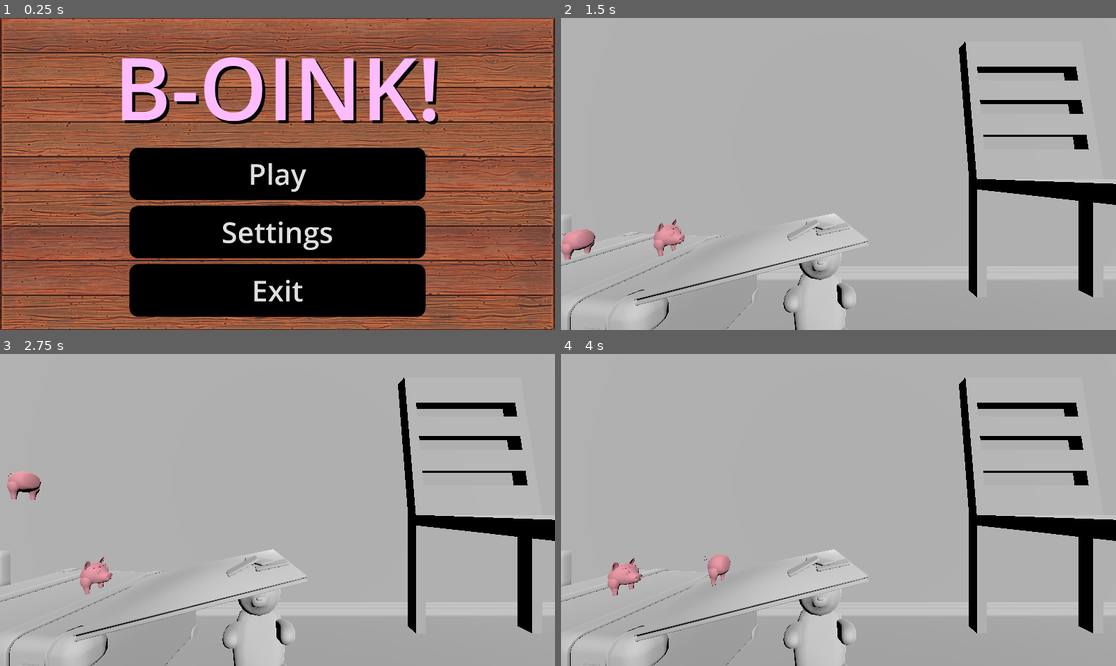
Above: before the commit, frames 1-4 (two rows, left to right).
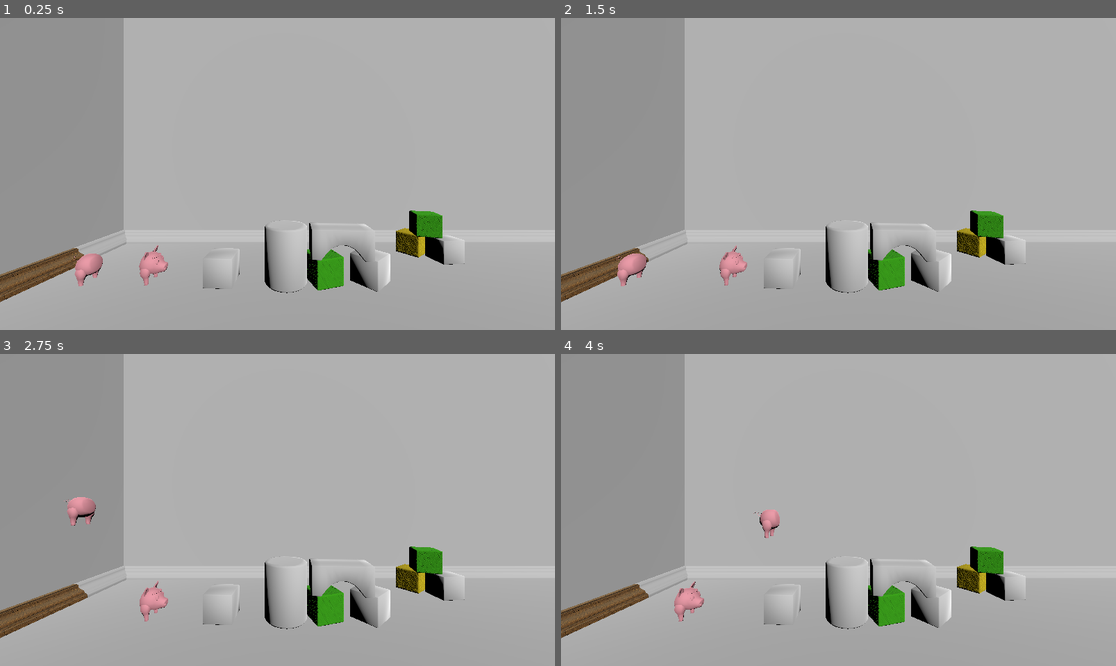
Above: after the commit, the same moments.

Repository: CoffeeMugTwo/b_oink
Game: Godot game, scene res://Scenes/TestWorld.tscn
Same seed, same stepped clock (60 frames per second), same inputs: the game is played once before the commit and once after it. Before the commit the project starts from res://Scenes/main_menu.tscn.
Inputs (mouse positions are in pixels of both pictures, inside the frame that each line leads up to):
- Up to frame 1 (0.25 s): no input
- Up to frame 2 (1.5 s): click (838, 174) at 0.5 s, where only the run before the commit has a clickable "Play"; tap Enter (ui_accept) at 1.25 s; hold Right (ui_right) from 1.28 s (still down); hold Shift (p2_hold) from 1.28 s (still down)
- Up to frame 3 (2.75 s): tap C (p2_jump) at 1.52, 2.27 s; release Right (ui_right) at 2.03 s; release Shift (p2_hold) at 2.03 s; hold Down (ui_down) from 2.03 s (still down); tap A (p2_left) at 2.1 s
- Up to frame 4 (4 s): release Down (ui_down) at 2.78 s; hold Right (ui_right) 2.78-3.53 s; hold D (p2_right) 2.78-3.53 s; hold Up (ui_up) from 3.53 s (still down); tap Shift (p2_hold) at 3.6 s; tap C (p2_jump) at 3.77 s

The runs differ from the first frame. In frame 1, 99% of the frame differs, in the area x 0-100%, y 0-100%; in frame 2, 29%; in frame 3, 29%; in frame 4, 29%.

Commit message:
Aded 3dPlayersInside Area

Diff:
--- a/b-oink/Scenes/TestWorld.tscn
+++ b/b-oink/Scenes/TestWorld.tscn
@@ -1,6 +1,7 @@
-[gd_scene load_steps=18 format=3 uid="uid://cwq6hmbt6f1gj"]
+[gd_scene load_steps=19 format=3 uid="uid://cwq6hmbt6f1gj"]
 
 [ext_resource type="PackedScene" uid="uid://dql7vvv1oixh3" path="res://Art/Models/B-Oink!_Bar_Straight_wood_LP.fbx" id="1_0rqgs"]
+[ext_resource type="Script" uid="uid://b3tyji3lvyosh" path="res://Scripts/test_world.gd" id="1_d5oxj"]
 [ext_resource type="Material" uid="uid://btqfsmymufd3b" path="res://Art/Materials/Wood_Bar_straight.tres" id="2_0rqgs"]
 [ext_resource type="PackedScene" uid="uid://dpdlg3jwq3gw0" path="res://Art/Models/B-Oink!_Floor_boards.fbx" id="2_icgjy"]
 [ext_resource type="PackedScene" uid="uid://cqjfh8efwvg1" path="res://Art/Models/B-Oink!_Wall.fbx" id="3_l0hd3"]
@@ -26,6 +27,7 @@
 [sub_resource type="BoxShape3D" id="BoxShape3D_q2d71"]
 
 [node name="World" type="Node3D"]
+script = ExtResource("1_d5oxj")
 
 [node name="RoomEdge" type="StaticBody3D" parent="."]
 
@@ -42,7 +44,7 @@
 [node name="Floor" type="StaticBody3D" parent="."]
 
 [node name="B-Oink!_Floor_boards" parent="Floor" instance=ExtResource("2_icgjy")]
-transform = Transform3D(4, 0, 0, 0, 4, 0, 0, 0, 4, 4.5896616, 1.1920929e-07, -0.010180153)
+transform = Transform3D(4, 0, 0, 0, 4, 0, 0, 0, 4, 4.594633, -0.0016281009, -0.010695733)
 
 [node name="CollisionShape3D" type="CollisionShape3D" parent="Floor"]
 transform = Transform3D(10, 0, 0, 0, 1, 0, 0, 0, 10, 4.261, -0.467, 0)
--- a/b-oink/Scenes/characters.tscn
+++ b/b-oink/Scenes/characters.tscn
@@ -14,7 +14,7 @@
 [node name="Characters" type="Node3D"]
 script = ExtResource("1_xtbha")
 
-[node name="PlayerBack" type="CharacterBody3D" parent="."]
+[node name="PlayerBack" type="CharacterBody3D" parent="." groups=["players"]]
 transform = Transform3D(-4.371139e-08, 0, -1, 0, 1, 0, 1, 0, -4.371139e-08, -0.75296926, 0, 0)
 script = ExtResource("2_42xpr")
 
@@ -24,7 +24,7 @@
 
 [node name="B-Oink!_Char_LP_back_v2" parent="PlayerBack" instance=ExtResource("1_uwqtg")]
 
-[node name="PlayerHead" type="CharacterBody3D" parent="."]
+[node name="PlayerHead" type="CharacterBody3D" parent="." groups=["players"]]
 transform = Transform3D(-4.371139e-08, 0, -1, 0, 1, 0, 1, 0, -4.371139e-08, 0.6976981, 0, 0)
 script = ExtResource("3_sxmeh")
 
--- /dev/null
+++ b/b-oink/Scenes/players_inside_area.tscn
@@ -0,0 +1,16 @@
+[gd_scene load_steps=4 format=3 uid="uid://cbutrd7rji0r1"]
+
+[ext_resource type="Script" uid="uid://buej260c5myvq" path="res://Scripts/players_inside_area.gd" id="1_8si28"]
+[ext_resource type="PackedScene" uid="uid://bxrnw4u303w4h" path="res://Art/Models/B-Oink!_Buldingblock_cube_LP.fbx" id="2_s23tw"]
+
+[sub_resource type="BoxShape3D" id="BoxShape3D_3tvxv"]
+size = Vector3(2.4638672, 2.0576172, 3.0185547)
+
+[node name="PlayersInsideArea" type="Area3D"]
+script = ExtResource("1_8si28")
+
+[node name="CollisionShape3D" type="CollisionShape3D" parent="."]
+transform = Transform3D(1, 0, 0, 0, 1, 0, 0, 0, 1, 0.029921532, 1.0288086, -0.03173828)
+shape = SubResource("BoxShape3D_3tvxv")
+
+[node name="B-Oink!_Buldingblock_cube_LP" parent="." instance=ExtResource("2_s23tw")]
--- /dev/null
+++ b/b-oink/Scripts/players_inside_area.gd
@@ -0,0 +1,24 @@
+extends Area3D
+
+signal all_players_inside
+# Called when the node enters the scene tree for the first time.
+var players_in_zone: Array = []
+
+func _ready() -> void:
+	connect("body_entered", _on_body_entered)
+	connect("body_exited", _on_body_exited)
+
+func _on_body_entered(body):
+	print("Player Entered")
+	if body.is_in_group("players") and body not in players_in_zone:
+		players_in_zone.append(body)
+		_check_all_players_inside()
+
+func _on_body_exited(body):
+	if body.is_in_group("players") and body in players_in_zone:
+		players_in_zone.erase(body)
+
+func _check_all_players_inside():
+	var total_players = get_tree().get_nodes_in_group("players").size()
+	if players_in_zone.size() == total_players:
+		emit_signal("all_players_inside")
--- /dev/null
+++ b/b-oink/Scripts/test_world.gd
@@ -0,0 +1,10 @@
+extends Node3D
+
+# Called when the node enters the scene tree for the first time.
+func _ready() -> void:
+	pass # Replace with function body.
+
+
+# Called every frame. 'delta' is the elapsed time since the previous frame.
+func _process(delta: float) -> void:
+	pass
--- a/b-oink/project.godot
+++ b/b-oink/project.godot
@@ -11,7 +11,7 @@
 [application]
 
 config/name="b_oink"
-run/main_scene="uid://bjyep4puhj11h"
+run/main_scene="uid://cwq6hmbt6f1gj"
 config/features=PackedStringArray("4.5", "Forward Plus")
 config/icon="res://icon.svg"
 <<<<<<<HEADrun/main_scene="uid://c12rwdhvobuir"
Not shown, added: b-oink/Scripts/players_inside_area.gd.uid
Not shown, added: b-oink/Scripts/test_world.gd.uid
